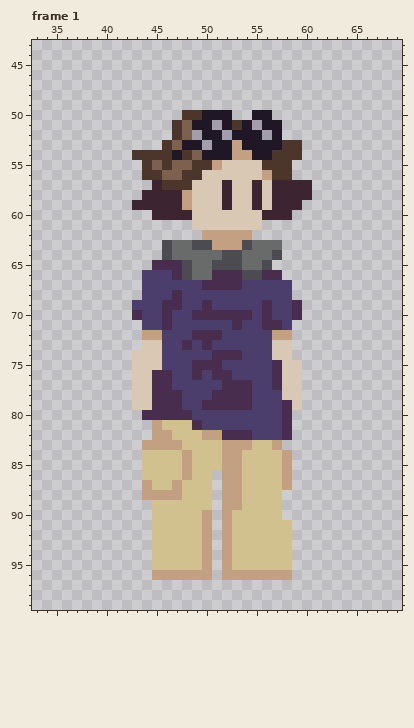
Pixel-art file -- assets/aseprite/character_sprite.aseprite. That is the earlier state.
100x100 pixels, 1 frame. Colours within 5 levels of each other are drawn and written as one. Shown: frame 1: x 33..69, y 43..99. The commit also changed other frames, which this record leaves out.
Once edited:
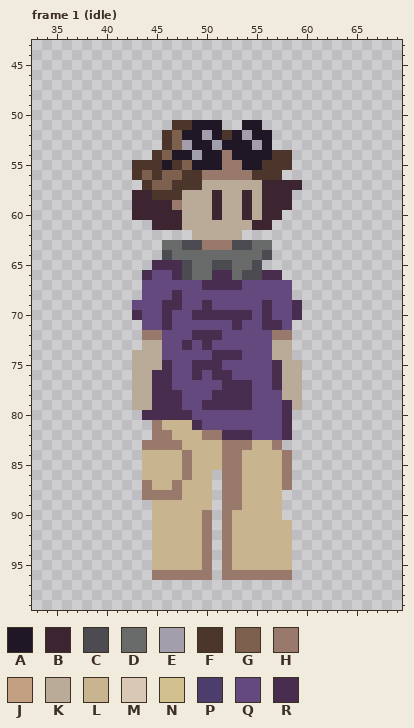
Palette (. is transparent): A #201726  B #3c2531  C #4c4b51  D #696a6a  E #a29eab  F #4c352b  G #7d604d  H #99796c  J #c3a082  K #b9ab97  L #c8b590  M #d9c9b4  N #d1c18e  P #4c3e6c  Q #63497e  R #482d4e
The exact change:
Changed rows in their new state; - is an unchanged pixel.
Frame 1 (idle), layer "Layer 3":
first column x 43:
 50 -----.....--..----
 51 -----F--A..-A..---
 52 ---FGAAE-F-E-A.---
 53 -----E-AE-A-E-...-
 54 ..-G-AE--HAA----.-
 55 F-FAF-AAAHHAA-----
 56 FG-----HHHHHFF-.--
 57 -FGG--FKKKKKKB---.
 58 B-FFFKKKBKKBKB--..
 59 ----HKKKBKKBKB--.-
 60 BB---KKKBKKBK--.--
 61 --BBBKKKKKKKBB----
 62 ------KKKKK.------
 63 ---D-C-HHHC---.---
 64 ---------DD--C.---
 65 ----------D-C.----
 66 -RQQ------D-------
 67 -QQQQQQ----QQQQQ--
 68 -QQQ-QQQQQQQQQQQ--
 69 QQQ--QQ-QQQQQ-QQ--
 70 -QQ-QQ------Q-QQ--
 71 -QQ-QQQQQQ-QQ--Q--
 72 -HHQQQ---QQQQQHH--
 73 -KKQQ-Q-QQQQQQKK--
 74 KKKQQQQQ---QQQKK--
 75 KKKRQQ---QQQQQ-KK-
 76 KK--QQ-Q--QQQQ-KK-
 77 KK--QQQQQ---QQ-KK-
 78 KK---QQQ----QQQKK-
 79 KK---QQ-----QQQ-K-
 80 ------QQQQQQQQQ---
 81 --HLLL-QQQQQQQQ---
 82 --HHLLLHH---QQQ---
 83 -HHHHLLLLHHHLLH---
 84 -LLLLHLLLHHLLLLH--
 85 -LLLLHLLLHHLLLLH--
 86 -LLLLHLL-HHLLLLH--
 87 -HLLHLLL-HHLLLLH--
 88 -HHHHLLL-HHLLLL---
 89 --LLLLLL-HHLLLL---
 90 --LLLLLH-HLLLLL---
 91 --LLLLLH-HLLLLLL--
 92 --LLLLLH-HLLLLLL--
 93 --LLLLLH-HLLLLLL--
 94 --LLLLLH-HLLLLLL--
 95 --LLLLLH-HLLLLLL--
 96 --HHHHHH-HHHHHHH--
